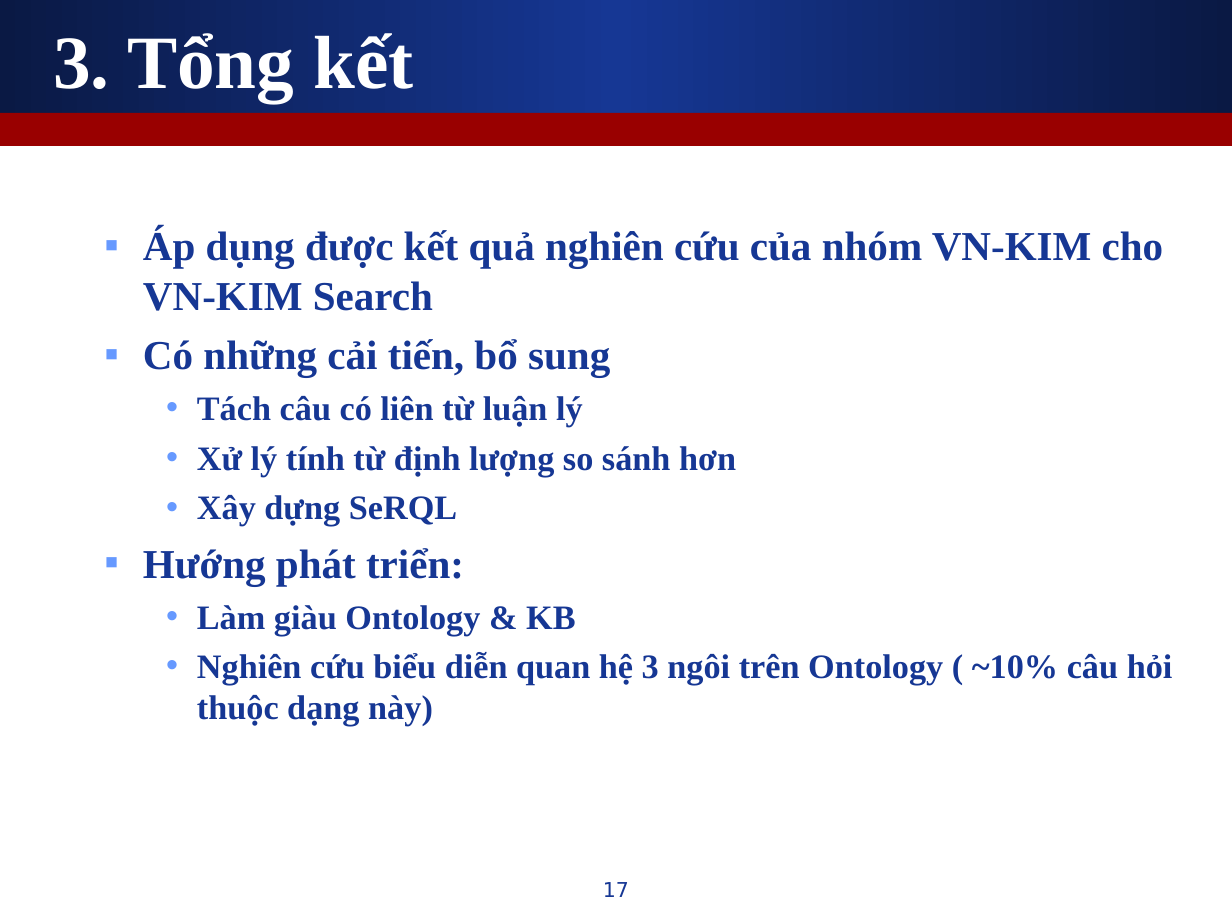
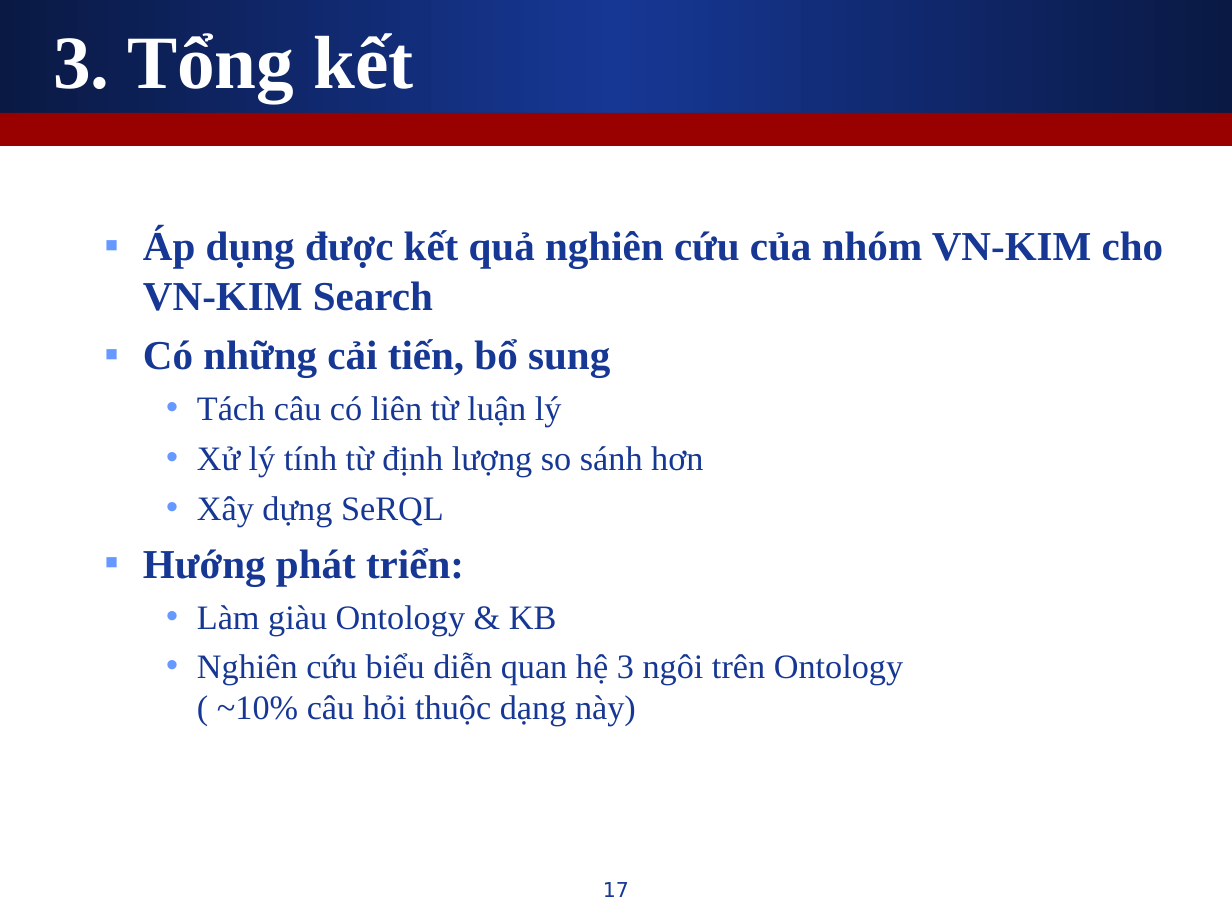
Before and after one commit to leaderwing/kt-kimres, a slide deck: slide 17 of note/[Thesis] Presentation.ppt. Drawn at 1232x924 pixels with LibreOffice and Linux fonts; fonts in the diff are those of the drawing. Boxes give left, top, right and bottom in pixels: in the first picture for what was removed or moved away, otherwise in the second. Text is boxed around its words. In the diff, an @@ line names an element or a change of style, - is before the commit and + after.

```diff
--- a/note/[Thesis] Presentation.ppt
+++ b/note/[Thesis] Presentation.ppt
@@ text at box(197, 396, 903, 726): bold off in "Tách câu có liên từ luận lý", "Xử lý tính từ định lượng so ...", "Xây dựng SeRQL", "Làm giàu Ontology & KB" and 1 more places @@
```
Also in this commit, not shown: 7 other slides changed.
